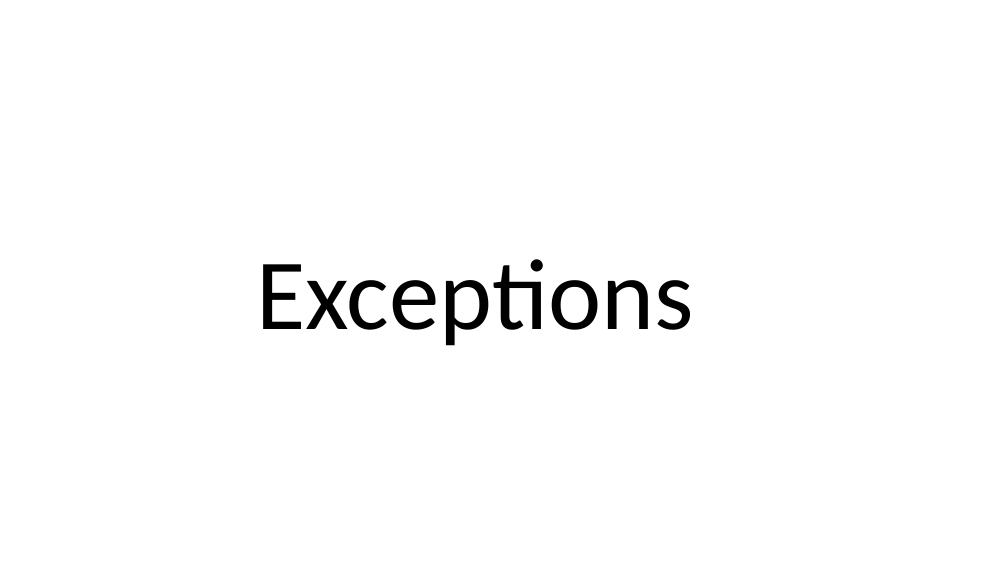
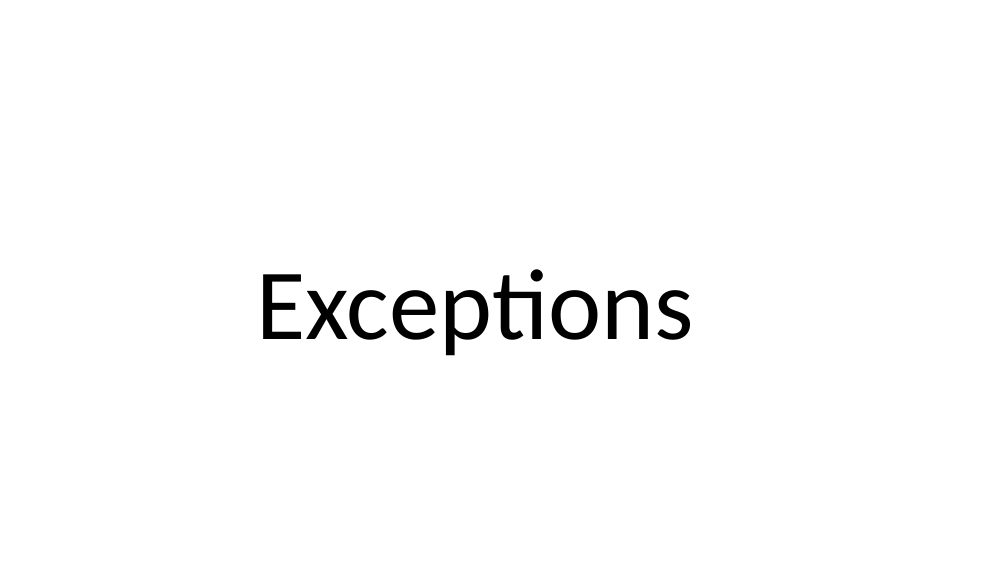
Before and after one commit to perl-easj/Teaching-materials, a slide deck: slide 1 of CSharpProgramming/Presentations/OOProgPartII/Exceptions.pptx. Drawn at 1008x567 pixels with LibreOffice and Linux fonts; fonts in the diff are those of the drawing. Boxes give left, top, right and bottom in pixels: in the first picture for what was removed or moved away, otherwise in the second. Text is boxed around its words. In the diff, an @@ line names an element or a change of style, - is before the commit and + after.

```diff
--- a/CSharpProgramming/Presentations/OOProgPartII/Exceptions.pptx
+++ b/CSharpProgramming/Presentations/OOProgPartII/Exceptions.pptx
@@ title "Exceptions": place and size @@
-title "Exceptions" at box(256, 259, 693, 346)
+title "Exceptions" at box(256, 269, 693, 356)
```
Also in this commit, not shown: 1 other slide changed, 1 slide removed, 8 other files.
